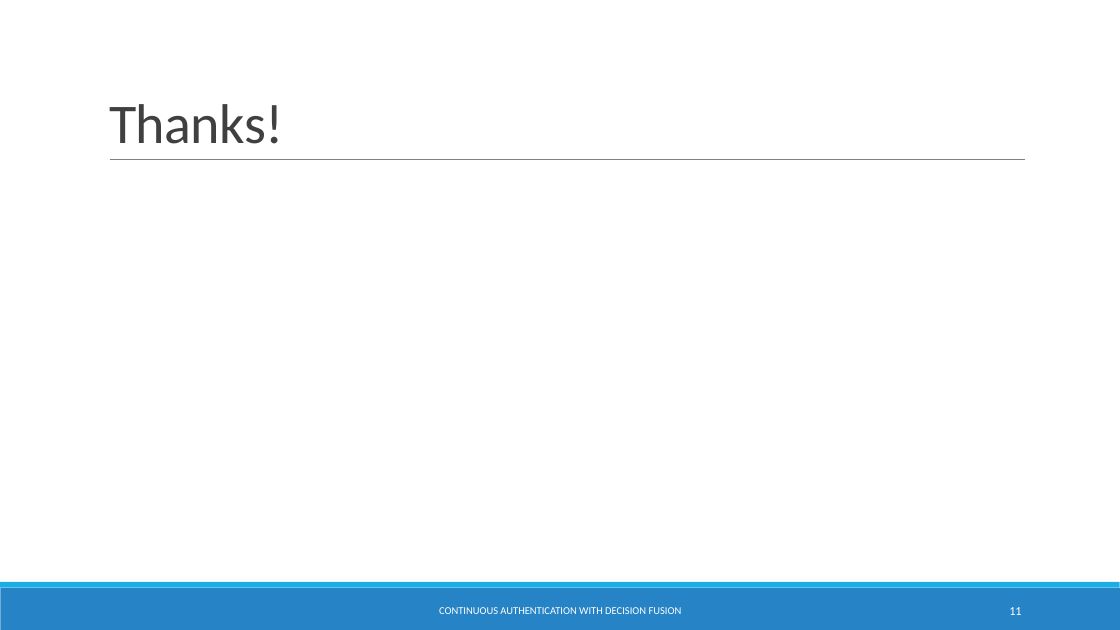
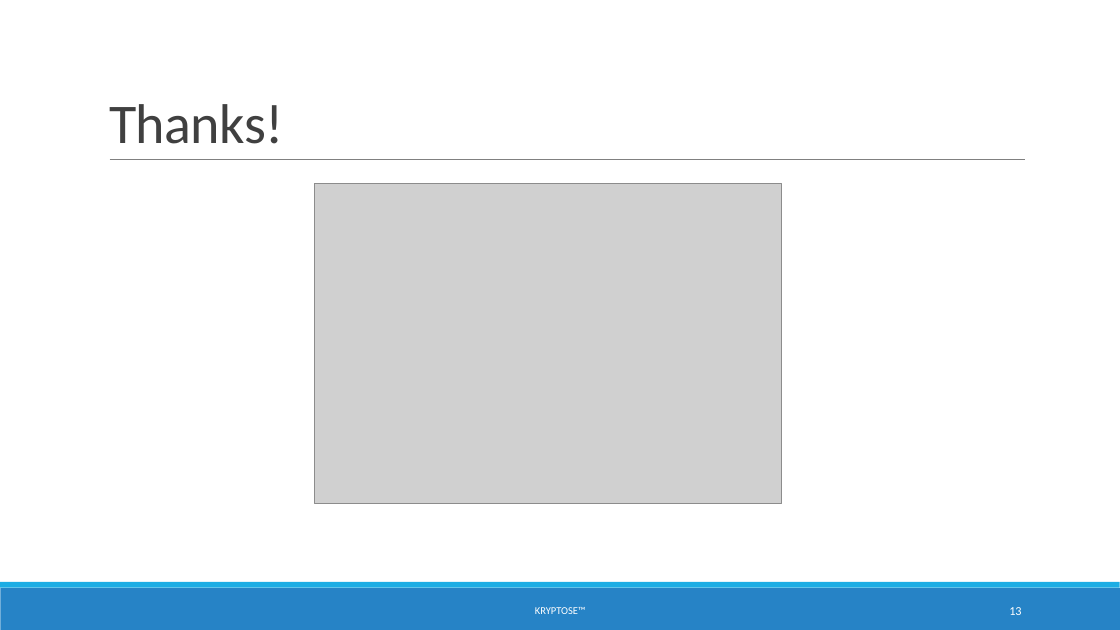
Before and after one commit to saguziel/Kryptose, a slide deck: slide 13 of CS5430Kryptose.pptx (slide 11 before the commit). Drawn at 1120x630 pixels with LibreOffice and Linux fonts; fonts in the diff are those of the drawing; grey boxes stand for pictures. Boxes give left, top, right and bottom in pixels: in the first picture for what was removed or moved away, otherwise in the second. Text is boxed around its words. In the diff, an @@ line names an element or a change of style, - is before the commit and + after.

```diff
--- a/CS5430Kryptose.pptx
+++ b/CS5430Kryptose.pptx
@@ picture added at <box>315,183,782,503</box> @@
@@ text at <box>535,607,586,614</box>: text changed @@
-CONTINUOUS AUTHENTICATION WITH DECISION FUSION
+KRYPTOSE™
@@ page number at <box>1009,607,1021,615</box>: text changed @@
-11
+13
```
Also in this commit, not shown: 3 other slides changed, 9 slides added, 7 slides removed.
